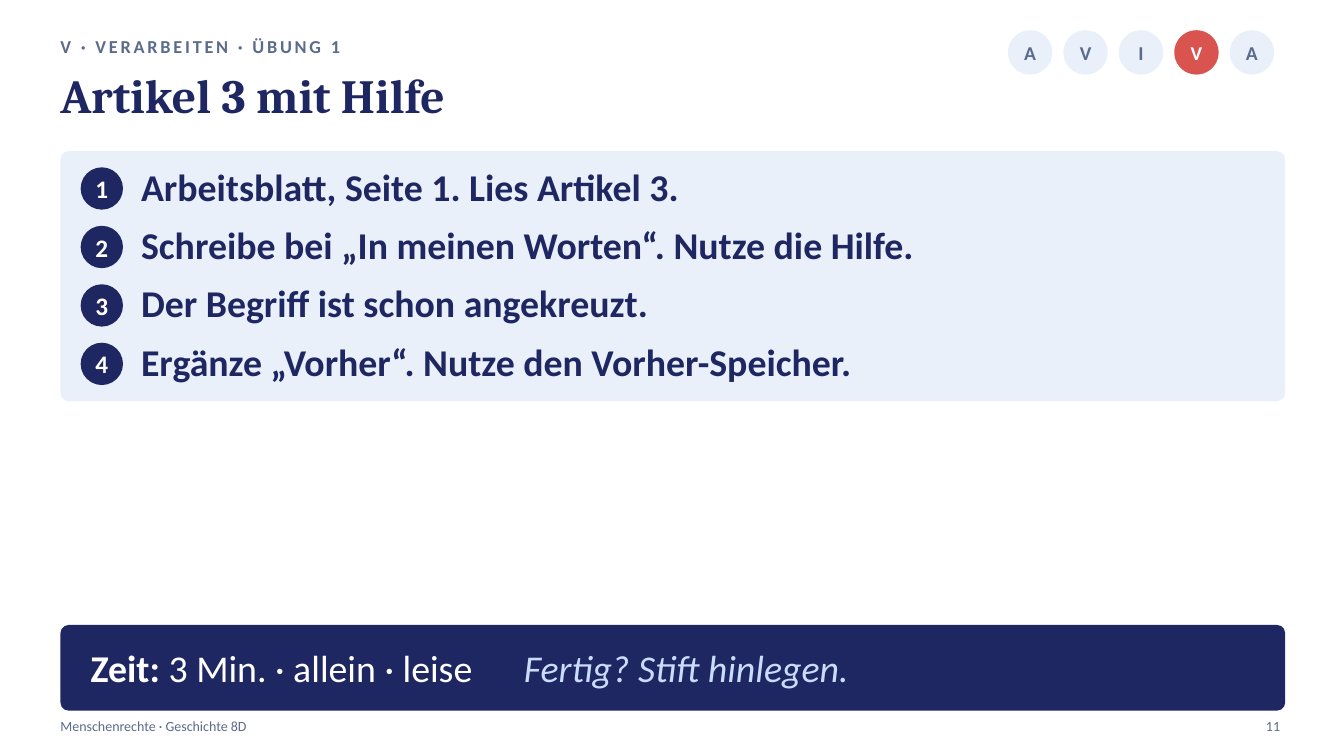
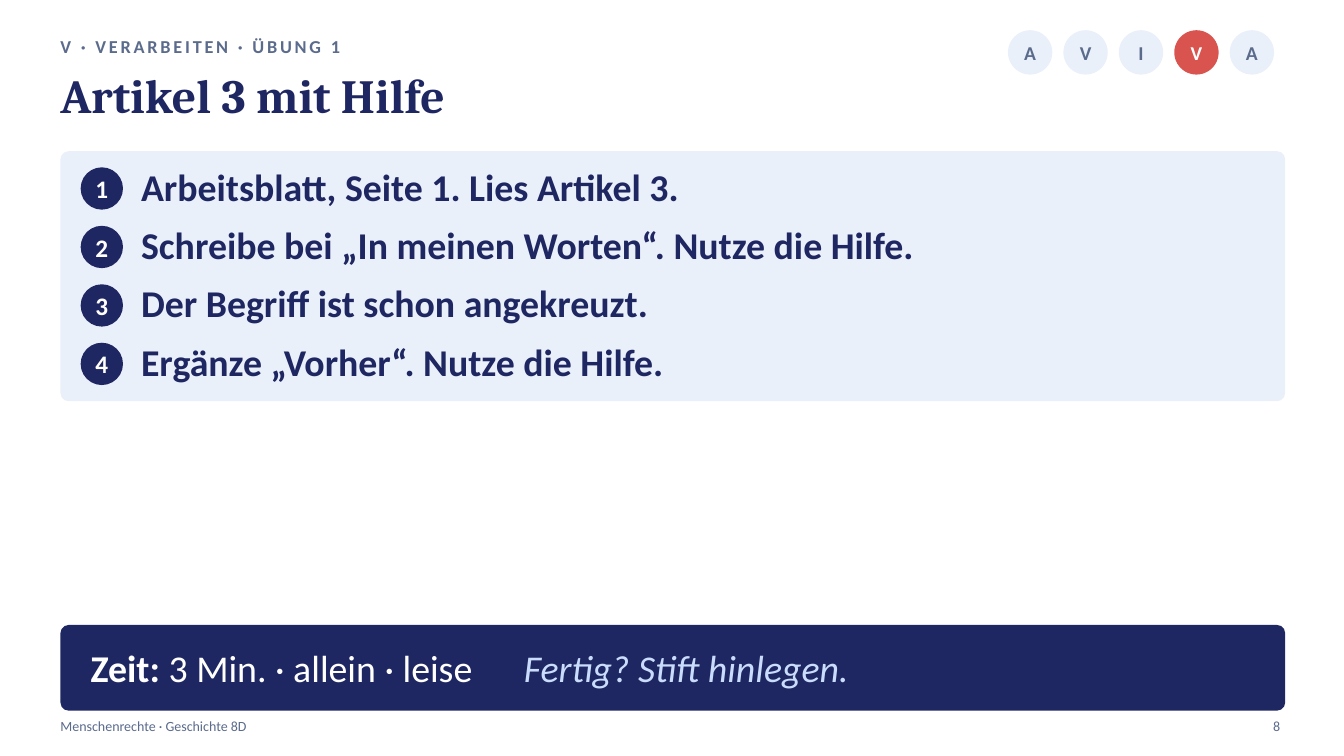
Before and after one commit to golzkonstantin-gif/Schule, a slide deck: slide 8 of Geschichte_8D/Stunde4_Menschenrechte/Praesentation_Stunde4_Menschenrechte_8D.pptx (slide 11 before the commit). Drawn at 1344x756 pixels with LibreOffice and Linux fonts; fonts in the diff are those of the drawing. Boxes give left, top, right and bottom in pixels: in the first picture for what was removed or moved away, otherwise in the second. Text is boxed around its words. In the diff, an @@ line names an element or a change of style, - is before the commit and + after.

```diff
--- a/Geschichte_8D/Stunde4_Menschenrechte/Praesentation_Stunde4_Menschenrechte_8D.pptx
+++ b/Geschichte_8D/Stunde4_Menschenrechte/Praesentation_Stunde4_Menschenrechte_8D.pptx
@@ text at bbox=[141, 348, 663, 383]: text changed @@
-Ergänze „Vorher“. Nutze den Vorher-Speicher.
+Ergänze „Vorher“. Nutze die Hilfe.
@@ text at bbox=[1273, 721, 1280, 731]: text changed @@
-11
+8
```
Also in this commit, not shown: 13 other slides changed, 3 slides added, 9 slides removed, 8 other files.
